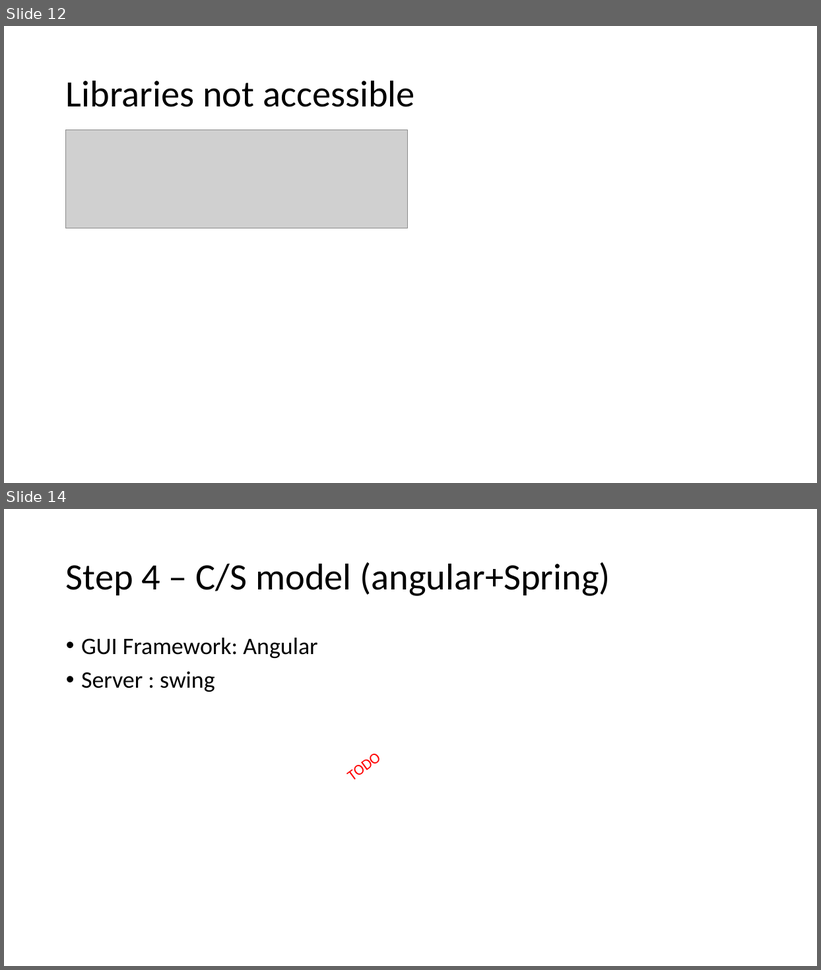
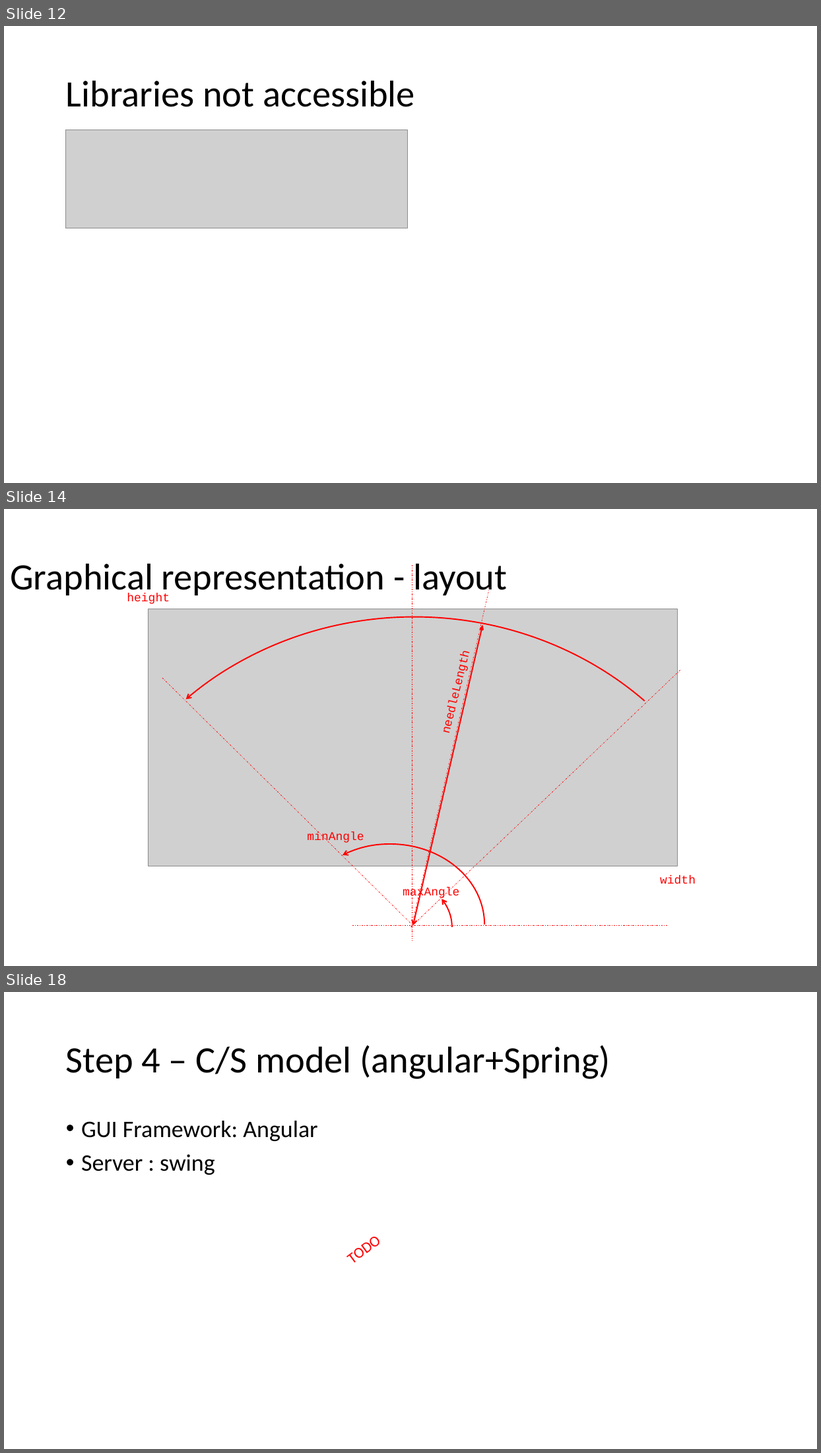
Before and after one commit to devidin/yavumeter, a slide deck: doc/Steps overview.pptx. Shown one above the other, each under a label of ours: slides 12 and 14 before the commit, slides 12, 14 and 18 after it; the slides between them are not shown. The pictures are 821x970 and 821x1453 pixels, drawn with LibreOffice and Linux fonts; fonts in the diff are those of the drawing; grey boxes stand for pictures. Boxes give left, top, right and bottom in pixels: in the first picture for what was removed or moved away, otherwise in the second. Text is boxed around its words. In the diff, an @@ line names an element or a change of style, - is before the commit and + after.

```diff
--- a/doc/Steps overview.pptx
+++ b/doc/Steps overview.pptx
@@ slide 14 added at bbox=[4, 509, 817, 966], background #FFFFFF @@
@@ title added at bbox=[10, 563, 507, 598], 44 pt, text #000000 @@
+Graphical representation - layout
@@ line added from (412, 565) to (412, 941), #FF0000 0.5 pt dashed @@
@@ line added from (490, 587) to (411, 931), #FF0000 0.5 pt dashed @@
@@ text added at bbox=[127, 593, 170, 604], 14 pt, text #FF0000 @@
+height
@@ arc (boxed as its full ellipse) added at bbox=[78, 617, 751, 966], outline #FF0000 1.5 pt @@
@@ picture added at bbox=[148, 609, 678, 867] @@
@@ double arrow added from (483, 625) to (413, 925), #FF0000 1.5 pt @@
@@ text added at bbox=[433, 641, 477, 741], 14 pt, text #FF0000 @@
+needleLength
@@ line added from (162, 678) to (412, 925), #FF0000 0.5 pt dashed @@
@@ line added from (680, 670) to (411, 927), #FF0000 0.5 pt dashed @@
@@ arc (boxed as its full ellipse) added at bbox=[296, 844, 484, 966], outline #FF0000 1.5 pt @@
@@ text added at bbox=[307, 832, 364, 843], 14 pt, text #FF0000 @@
+minAngle
@@ arc (boxed as its full ellipse) added at bbox=[354, 882, 451, 966], outline #FF0000 1.5 pt @@
@@ text added at bbox=[660, 875, 696, 885], 14 pt, text #FF0000 @@
+width
@@ text added at bbox=[403, 888, 459, 900], 14 pt, text #FF0000 @@
+maxAngle
@@ line added from (668, 926) to (353, 926), #FF0000 0.5 pt dashed @@
@@ what was slide 14 is now slide 18 @@
```
Also in this commit, not shown: 1 slide changed, 3 other slides added.
